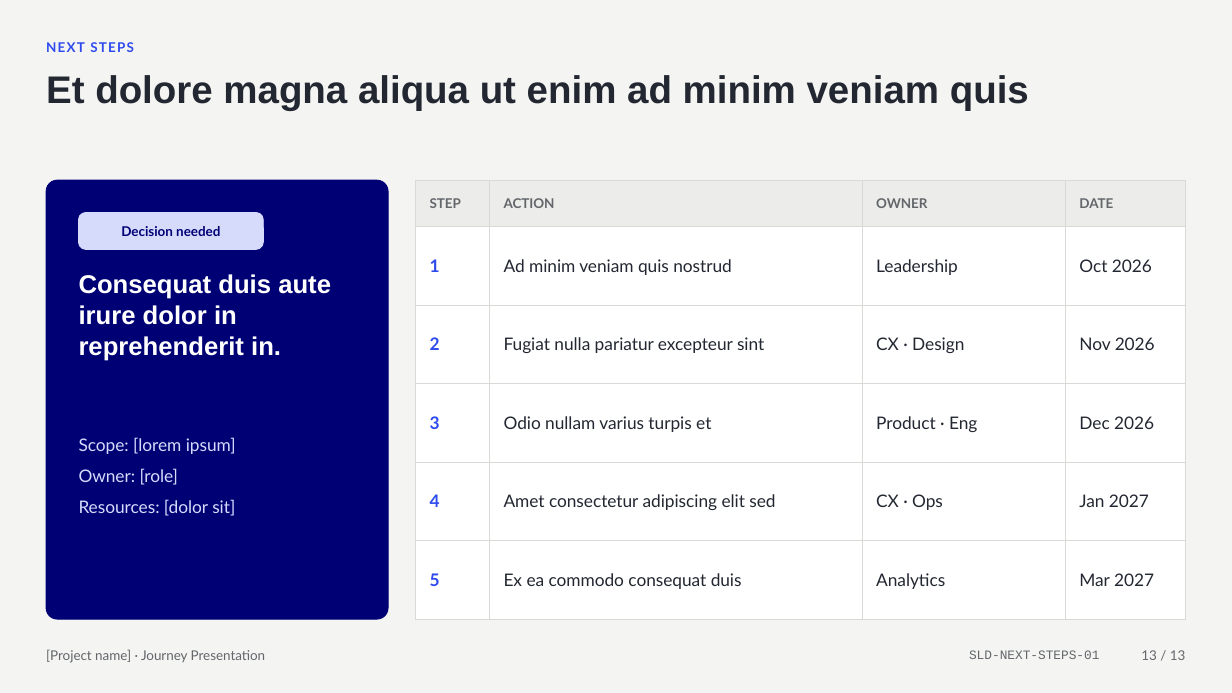
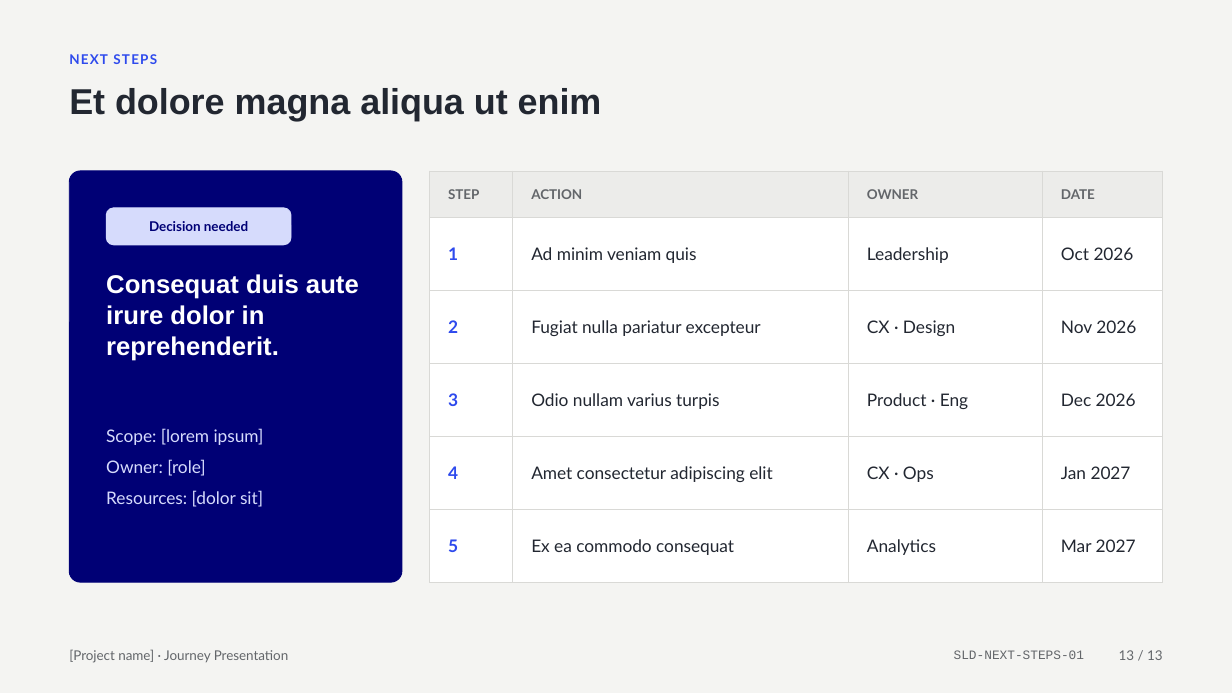
Before and after one commit to rajesh171812/storyloom.ai, a slide deck: slide 13 of downloads/templates/Template_Journey_Presentation_v1.pptx. Drawn at 1232x693 pixels with LibreOffice and Linux fonts; fonts in the diff are those of the drawing. Boxes give left, top, right and bottom in pixels: in the first picture for what was removed or moved away, otherwise in the second. Text is boxed around its words. In the diff, an @@ line names an element or a change of style, - is before the commit and + after.

```diff
--- a/downloads/templates/Template_Journey_Presentation_v1.pptx
+++ b/downloads/templates/Template_Journey_Presentation_v1.pptx
@@ text "NEXT STEPS": place and size @@
-text "NEXT STEPS" at [46,42,134,52]
+text "NEXT STEPS" at [69,54,157,64]
@@ text at [69,88,602,121]: text changed; size 30 to 28 pt @@
-Et dolore magna aliqua ut enim ad minim veniam quis
+Et dolore magna aliqua ut enim
@@ rounded rectangle: place and size @@
-rounded rectangle at [46,180,388,619]
+rounded rectangle at [69,171,402,582]
@@ rounded rectangle at [69,171,402,582]: proportions changed @@
@@ table at [430,171,1163,559] @@
-row 2, column 2: Ad minim veniam quis nostrud
+row 2, column 2: Ad minim veniam quis
-row 3, column 2: Fugiat nulla pariatur excepteur sint
+row 3, column 2: Fugiat nulla pariatur excepteur
-row 4, column 2: Odio nullam varius turpis et
+row 4, column 2: Odio nullam varius turpis
-row 5, column 2: Amet consectetur adipiscing elit sed
+row 5, column 2: Amet consectetur adipiscing elit
-row 6, column 2: Ex ea commodo consequat duis
+row 6, column 2: Ex ea commodo consequat
@@ table: place and size @@
-table at [416,180,1186,593]
+table at [430,171,1163,559]
@@ text "Decision needed": place and size @@
-text "Decision needed" at [121,226,220,236]
+text "Decision needed" at [149,221,248,231]
@@ rounded rectangle: place and size @@
-rounded rectangle at [79,213,263,250]
+rounded rectangle at [106,208,291,245]
@@ text at [106,274,359,361]: text changed @@
-Consequat duis aute irure dolor in reprehenderit in.
+Consequat duis aute irure dolor in reprehenderit.
@@ text "Scope: [lorem ipsum]": place and size @@
-text "Scope: [lorem ipsum]" at [79,437,236,516]
+text "Scope: [lorem ipsum]" at [106,428,264,507]
@@ text "[Project name] · Journey Presentation": place and size @@
-text "[Project name] · Journey Presentation" at [46,649,266,663]
+text "[Project name] · Journey Presentation" at [69,649,289,663]
@@ text "SLD-NEXT-STEPS-01": place and size @@
-text "SLD-NEXT-STEPS-01" at [969,650,1099,659]
+text "SLD-NEXT-STEPS-01" at [954,650,1084,659]
@@ text "13 / 13": place and size @@
-text "13 / 13" at [1141,650,1186,660]
+text "13 / 13" at [1119,650,1163,660]
```
Also in this commit, not shown: 12 other slides changed, 16 other files.
